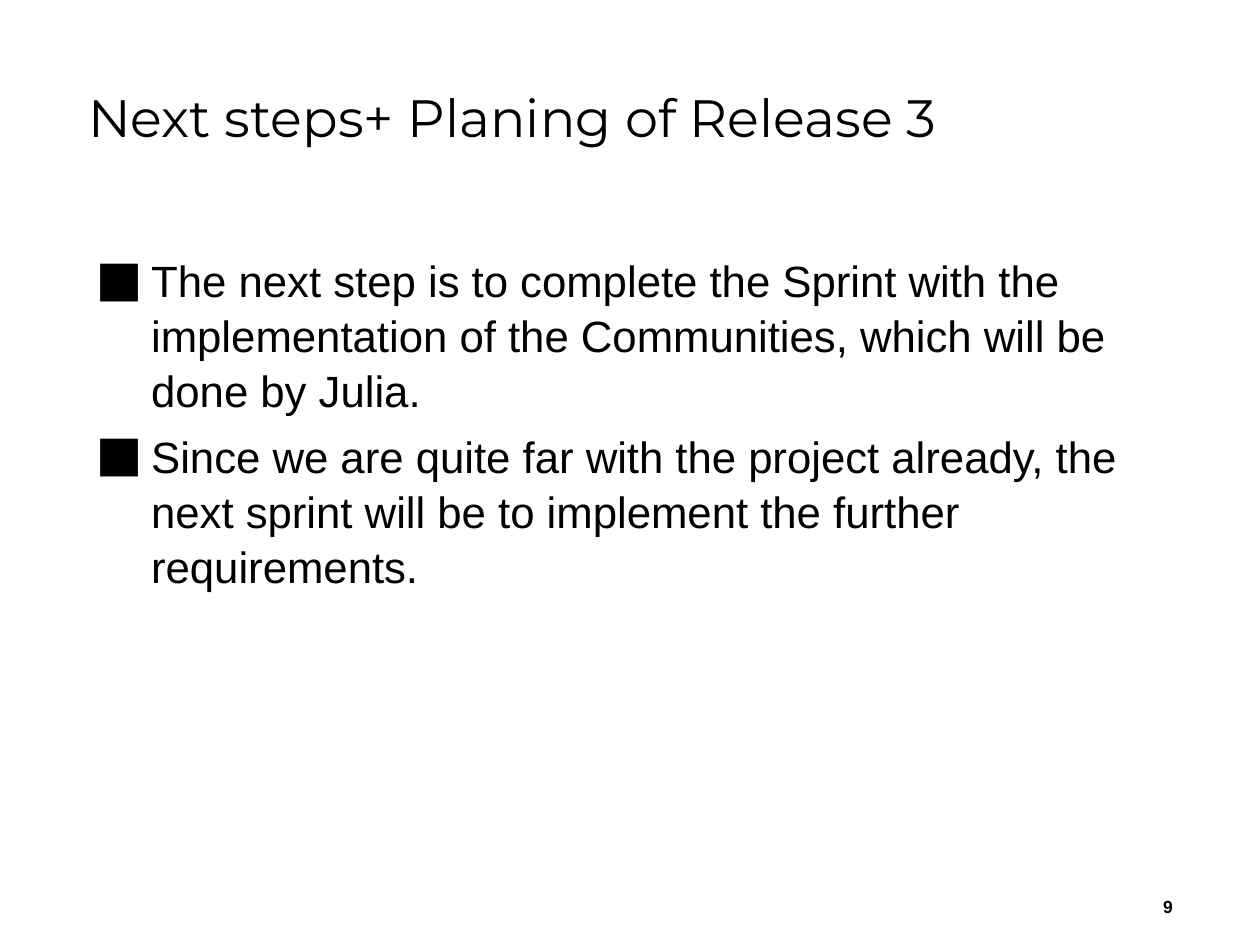
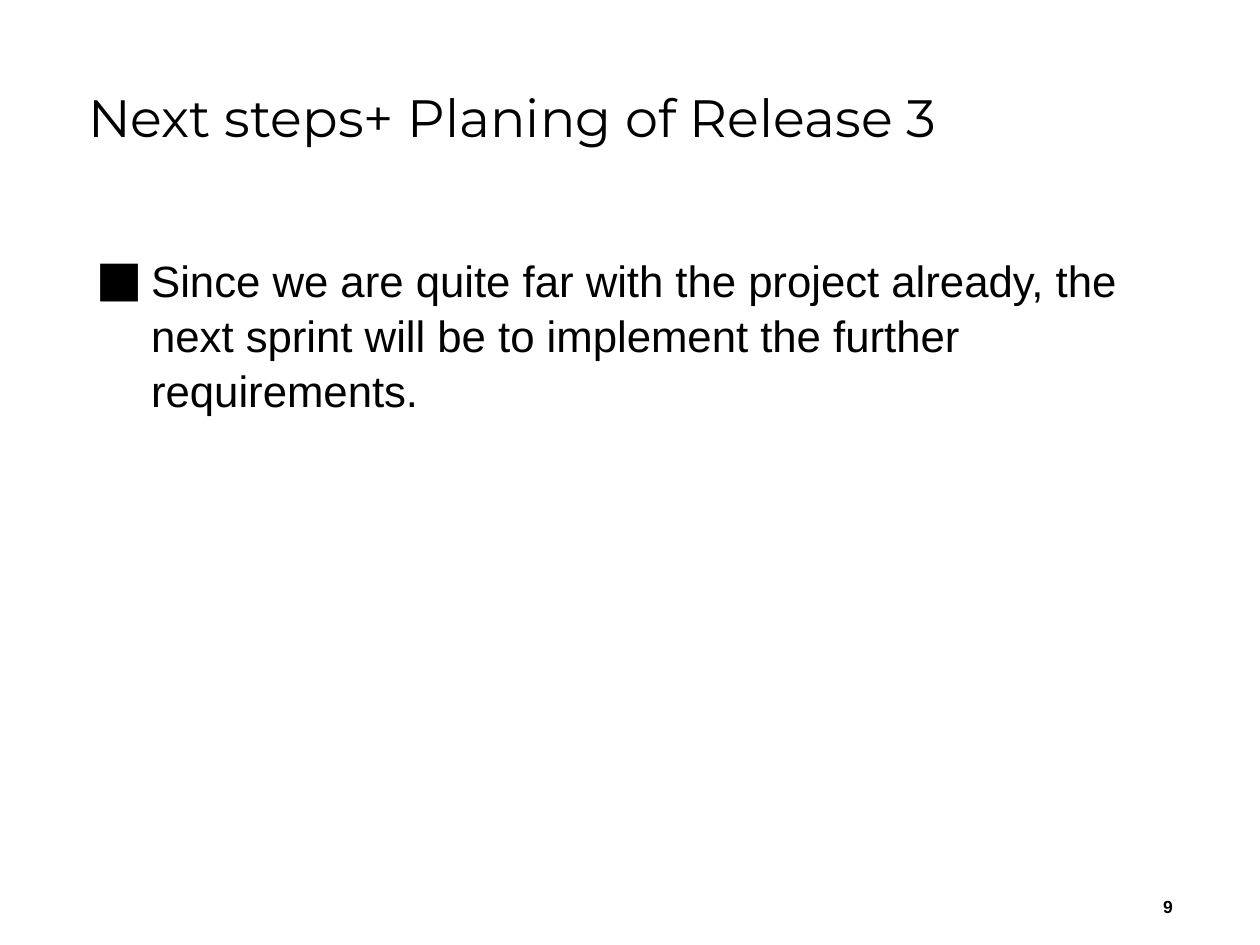
Before and after one commit to kevschuetz/exemplar-mgmt-system-swing, a slide deck: slide 9 of Documents/Release 2/ReleasePräsentation2__Team04.pptx. Drawn at 1260x945 pixels with LibreOffice and Linux fonts; fonts in the diff are those of the drawing; background and template pictures are left out. Boxes give left, top, right and bottom in pixels: in the first picture for what was removed or moved away, otherwise in the second. Text is boxed around its words. In the diff, an @@ line names an element or a change of style, - is before the commit and + after.

```diff
--- a/Documents/Release 2/ReleasePräsentation2__Team04.pptx
+++ b/Documents/Release 2/ReleasePräsentation2__Team04.pptx
@@ text at [151,265,1106,416]: paragraph removed @@
-⬛ The next step is to complete the Sprint with the implementation of the Communities, which will be done by Julia.
```
Also in this commit, not shown: 3 other slides changed, 1 other file.
